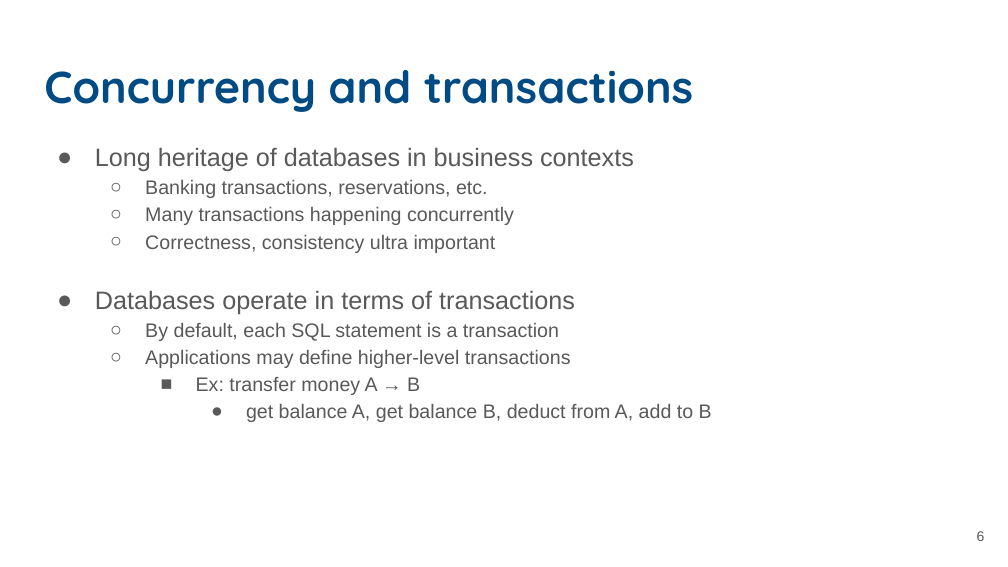
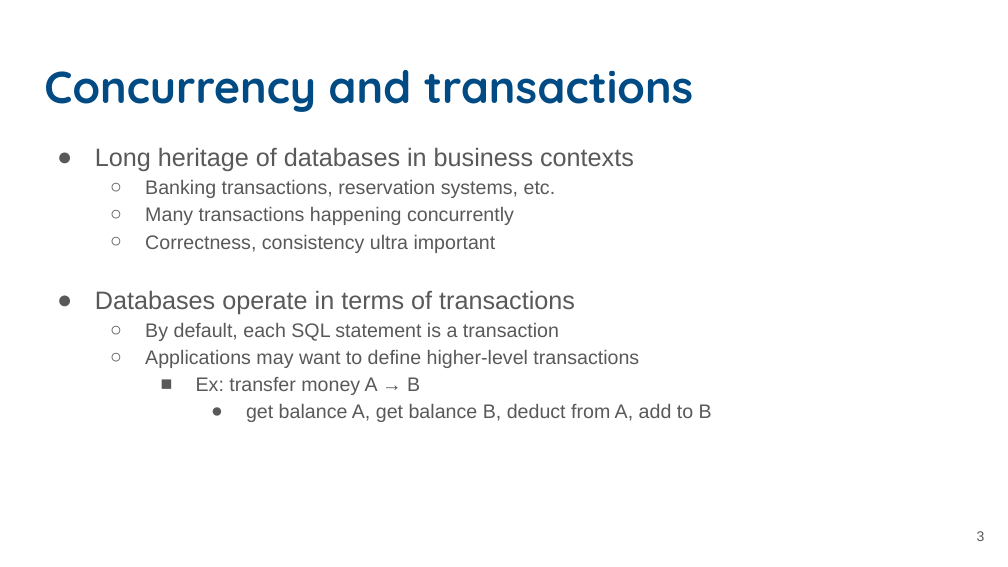
Before and after one commit to UCSB-Library-Research-Data-Services/bren-eds213, a slide deck: slide 3 of modules/week08/slides-08-advanced-sql.pptx (slide 6 before the commit). Drawn at 1008x567 pixels with LibreOffice and Linux fonts; fonts in the diff are those of the drawing. Boxes give left, top, right and bottom in pixels: in the first picture for what was removed or moved away, otherwise in the second. Text is boxed around its words. In the diff, an @@ line names an element or a change of style, - is before the commit and + after.

```diff
--- a/modules/week08/slides-08-advanced-sql.pptx
+++ b/modules/week08/slides-08-advanced-sql.pptx
@@ text at (x1=145, y1=180, x2=556, y2=198): text changed @@
-  ○ Banking transactions, reservations, etc.
+  ○ Banking transactions, reservation systems, etc.
@@ text at (x1=145, y1=350, x2=639, y2=368): text changed @@
-  ○ Applications may define higher-level transactions
+  ○ Applications may want to define higher-level transactions
@@ page number at (x1=977, y1=531, x2=985, y2=541): text changed @@
-6
+3
```
Also in this commit, not shown: 3 slides removed.
